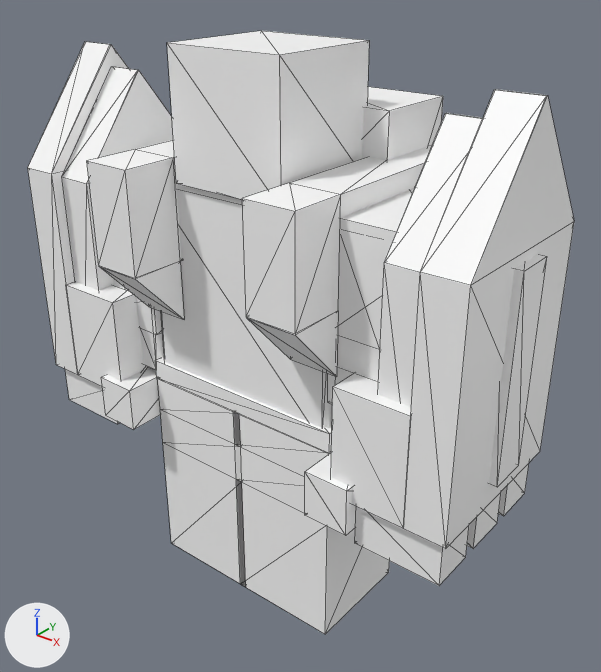
The COLLADA model Objects3d/defender.dae as it was, and as the next commit left it.
Both versions are drawn from a 50 mm lens placed at (34.6, -40.0, 45.3), pointed at (0.0, 3.3, 18.5). Lighting does not change. The marker at lower left points along +X, +Y and +Z. Mesh edges are drawn as thin lines. Where no turn or scale is listed for an object, it has been applied to the vertices.

Names of what the first picture shows: 'body', 'head', 'larm', 'lleg', 'rarm', 'rleg'.
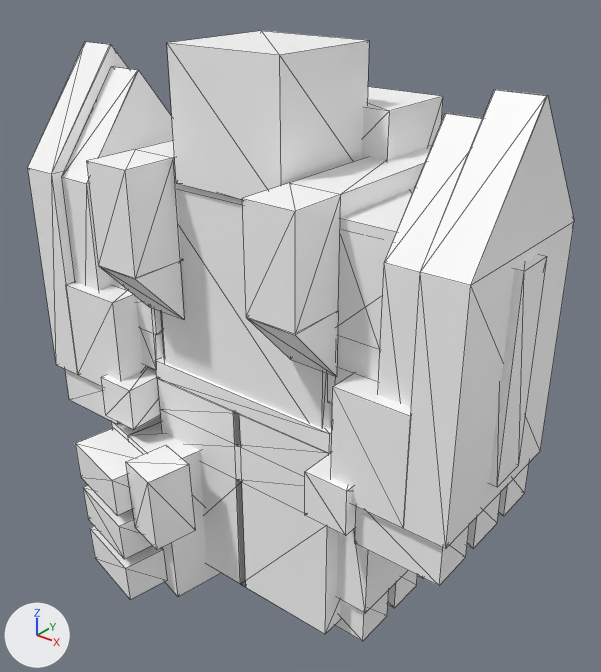
Pixel boxes [x1, y1, x2, y2] of what changed, in the pictures (601 x 672 px):
'spawn1', added: after [75, 415, 221, 599]
'spawn2', added: after [336, 528, 423, 641]

The change, as a diff of the scene's bpy script:
```diff
--- a/Objects3d/defender.dae.py
+++ b/Objects3d/defender.dae.py
@@ me_dummy_002 @@
+me_dummy_002.from_pydata(...)  # 88 vertices, 136 faces; spans x -5.5..8.2, y -9.7..18.3, z -6.8..6.2
+me_dummy_002.materials.append(mat_spring)  # white #ffffff
@@ me_dummy_006 @@
+me_dummy_006.from_pydata(...)  # 88 vertices, 136 faces; spans x -5.9..4.5, y -6.4..6.6, z -9.2..17.9
+me_dummy_006.materials.append(mat_spring)  # white #ffffff
@@ ob_spawn1 @@
+ob_spawn1 = bpy.data.objects.new('spawn1', me_dummy_002)
+ob_spawn1.location = (-6.79, -0.45, 5.19)
@@ ob_spawn2 @@
+ob_spawn2 = bpy.data.objects.new('spawn2', me_dummy_006)
+ob_spawn2.location = (6.79, 2.86, 8.67)
```
